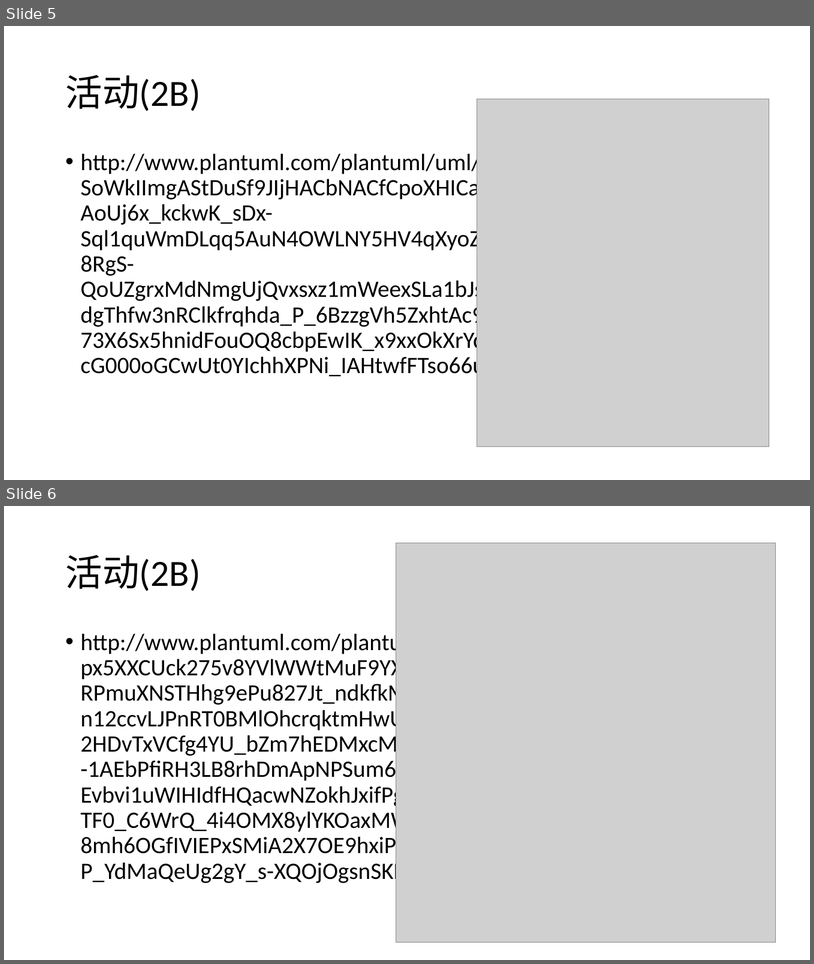
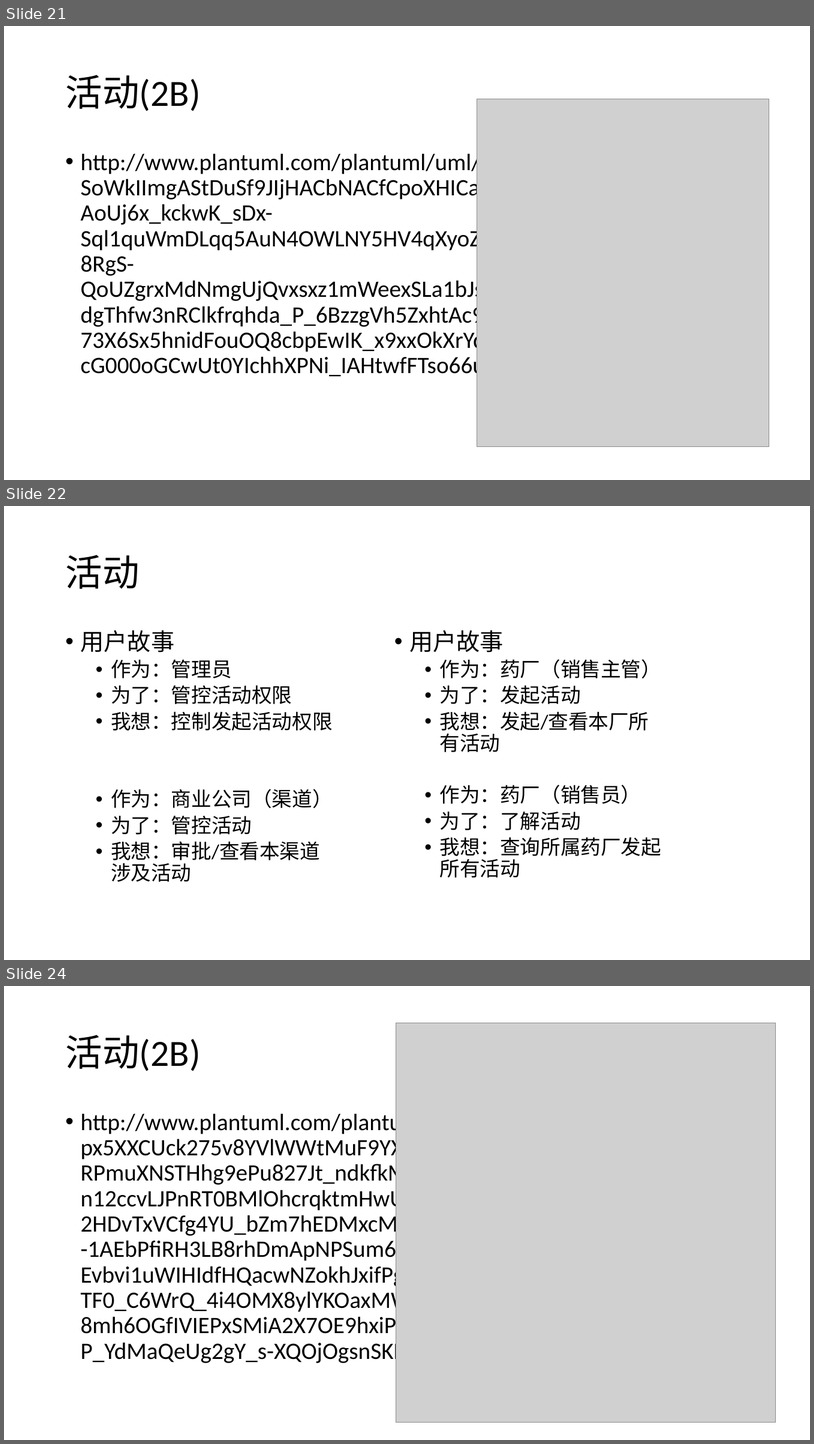
Before and after one commit to swansrp/Tanya, a slide deck: doc/prd.pptx. Shown one above the other, each under a label of ours: slides 5 and 6 before the commit, slides 21, 22 and 24 after it; the slides between them are not shown. The pictures are 814x964 and 814x1444 pixels, drawn with LibreOffice and Linux fonts; fonts in the diff are those of the drawing; grey boxes stand for pictures. Boxes give left, top, right and bottom in pixels: in the first picture for what was removed or moved away, otherwise in the second. Text is boxed around its words. In the diff, an @@ line names an element or a change of style, - is before the commit and + after.

```diff
--- a/doc/prd.pptx
+++ b/doc/prd.pptx
@@ slide 22 added at <box>4,506,810,960</box>, background #FFFFFF @@
@@ title added at <box>65,555,139,589</box>, 44 pt, text #000000 @@
+活动
@@ text added at <box>81,630,333,882</box>, 24 pt, text #000000 @@
+• 用户故事
+  • 作为：管理员
+  • 为了：管控活动权限
+  • 我想：控制发起活动权限
+  • 作为：商业公司（渠道）
+  • 为了：管控活动
+  • 我想：审批/查看本渠道涉及活动
@@ text added at <box>410,630,662,877</box>, 24 pt, text #000000 @@
+• 用户故事
+  • 作为：药厂（销售主管）
+  • 为了：发起活动
+  • 我想：发起/查看本厂所有活动
+  • 作为：药厂（销售员）
+  • 为了：了解活动
+  • 我想：查询所属药厂发起所有活动
@@ what was slide 5 is now slide 21 @@
@@ what was slide 6 is now slide 24 @@
```
Also in this commit, not shown: 2 slides changed, 21 other slides added.
